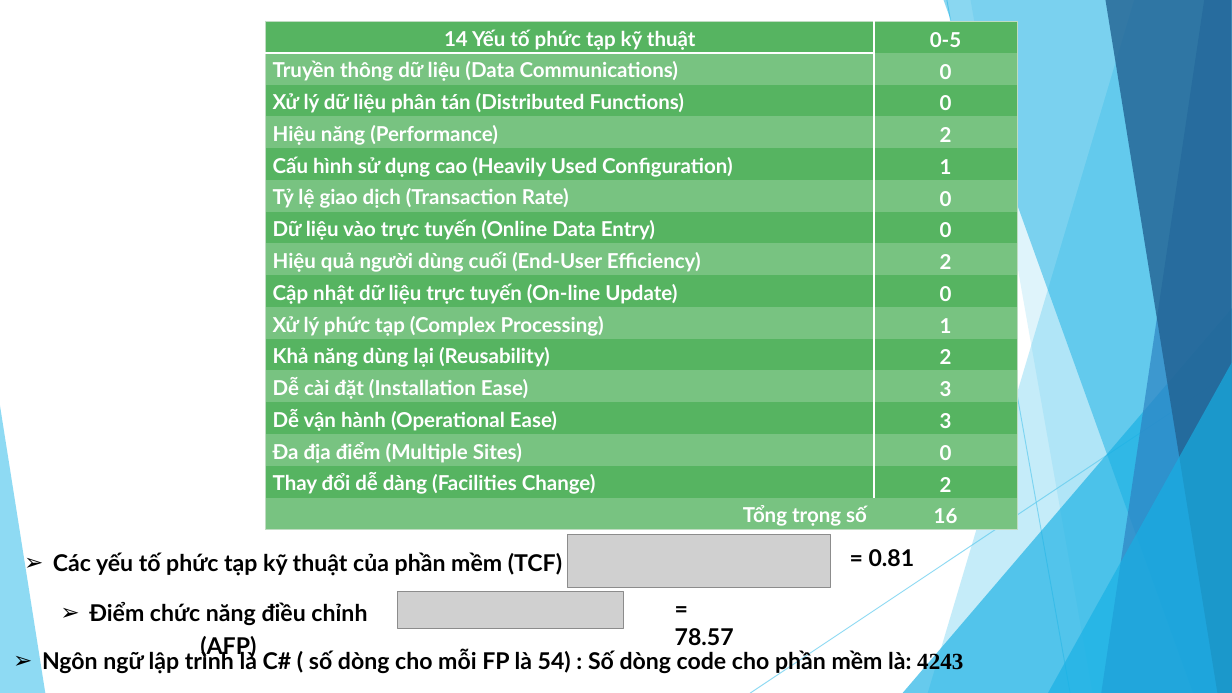
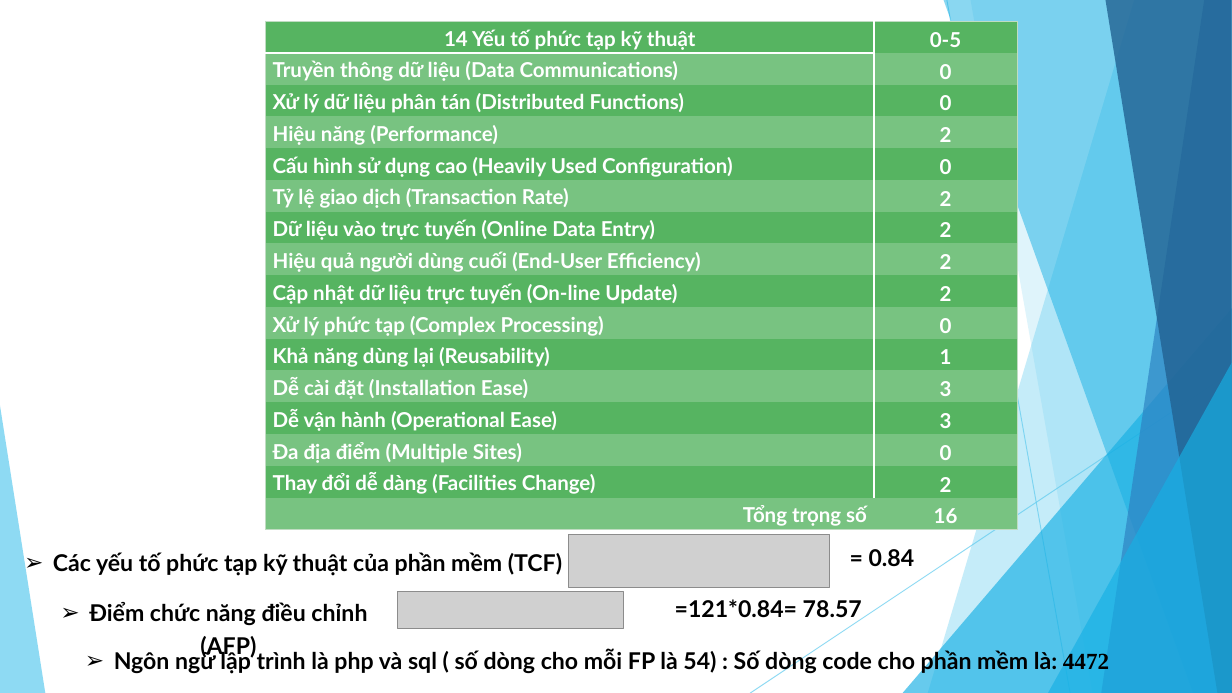
Before and after one commit to Project-Manager-Subject/ecom-shop, a slide deck: slide 10 of blog/docs/webiste_maytinh.pptx. Drawn at 1232x693 pixels with LibreOffice and Linux fonts; fonts in the diff are those of the drawing; grey boxes stand for pictures. Boxes give left, top, right and bottom in pixels: in the first picture for what was removed or moved away, otherwise in the second. Text is boxed around its words. In the diff, an @@ line names an element or a change of style, - is before the commit and + after.

```diff
--- a/blog/docs/webiste_maytinh.pptx
+++ b/blog/docs/webiste_maytinh.pptx
@@ table at (x1=266, y1=21, x2=1018, y2=530) @@
-row 5, column 2: 1
+row 5, column 2: 0
-row 6, column 2: 0
+row 6, column 2: 2
-row 7, column 2: 0
+row 7, column 2: 2
-row 9, column 2: 0
+row 9, column 2: 2
-row 10, column 2: 1
+row 10, column 2: 0
-row 11, column 2: 2
+row 11, column 2: 1
@@ text at (x1=869, y1=549, x2=915, y2=566): text changed @@
-= 0.81
+= 0.84
@@ text at (x1=675, y1=599, x2=862, y2=623): text changed @@
-= 78.57
+=121*0.84= 78.57
@@ text at (x1=114, y1=649, x2=1109, y2=675): text changed @@
-➢ Ngôn ngữ lập trình là C# ( số dòng cho mỗi FP là 54) : Số dòng code cho phần mềm là: 4243
+  ➢ Ngôn ngữ lập trình là php và sql ( số dòng cho mỗi FP là 54) : Số dòng code cho phần mềm là: 4472
```
Also in this commit, not shown: 17 other slides changed, 13 slides added, 17 slides removed, 1 other file.
